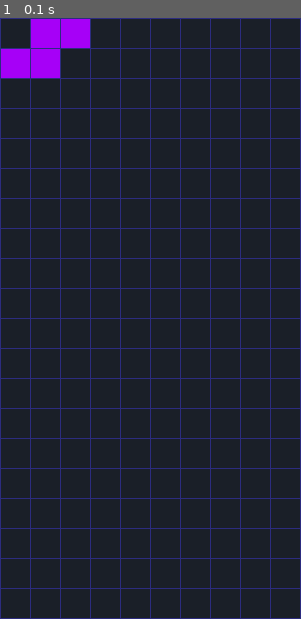
Above: before the commit, frame 1.
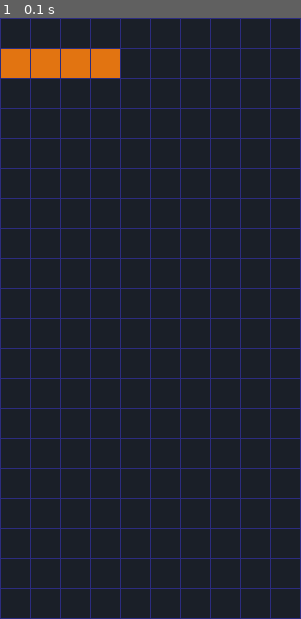
Above: after the commit, the same moment.

Repository: AleksGrig/tetris-pygame
Game: pygame game, started from main.py
Two runs of this game, one before a commit and one after it. Both use one fixed random seed, a clock stepped at 60 frames per second and the inputs below.
Inputs:
- Up to frame 1 (0.1 s): no input

The runs differ from the first frame. In frame 1, 2.8% of the frame differs, in the area x 0-40%, y 0-10%.

Commit message:
game class

Diff:
--- /dev/null
+++ b/game.py
@@ -0,0 +1,22 @@
+import random
+from grid import Grid
+from blocks import *
+
+
+class Game:
+    def __init__(self) -> None:
+        self.grid = Grid()
+        self.blocks = []
+        self.current_block = self.get_random_block()
+
+    def draw(self, screen):
+        self.grid.draw(screen)
+        self.current_block.draw(screen)
+
+    def get_random_block(self):
+        if not self.blocks:
+            self.blocks = [IBlock(), JBlock(), LBlock(),
+                           OBlock(), TBlock(), SBlock(), ZBlock()]
+        block = random.choice(self.blocks)
+        self.blocks.remove(block)
+        return block
--- a/main.py
+++ b/main.py
@@ -1,8 +1,7 @@
 import pygame
 import sys
-from grid import Grid
 from colors import Colors
-from blocks import *
+from game import Game
 
 
 pygame.init()
@@ -12,8 +11,7 @@
 
 clock = pygame.time.Clock()
 
-grid = Grid()
-block = SBlock()
+game = Game()
 
 while True:
     for event in pygame.event.get():
@@ -23,8 +21,7 @@
 
     # drawing
     screen.fill(Colors.dark_blue)
-    grid.draw(screen)
-    block.draw(screen)
+    game.draw(screen)
 
     pygame.display.update()
     clock.tick(60)
